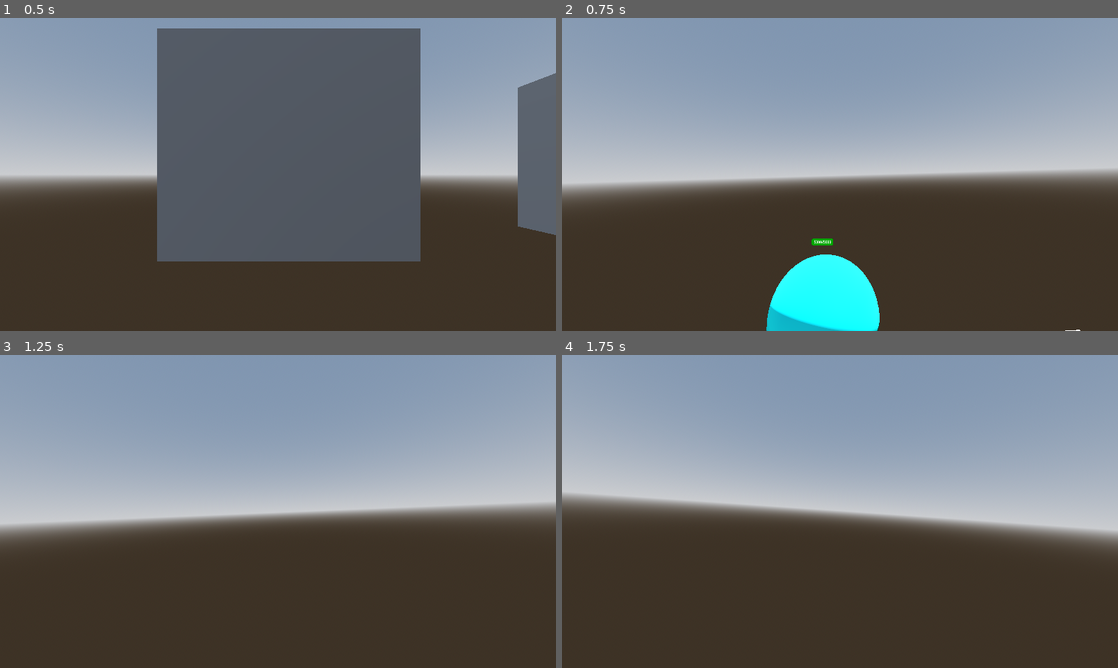
Above: before the commit, frames 1-4 (two rows, left to right).
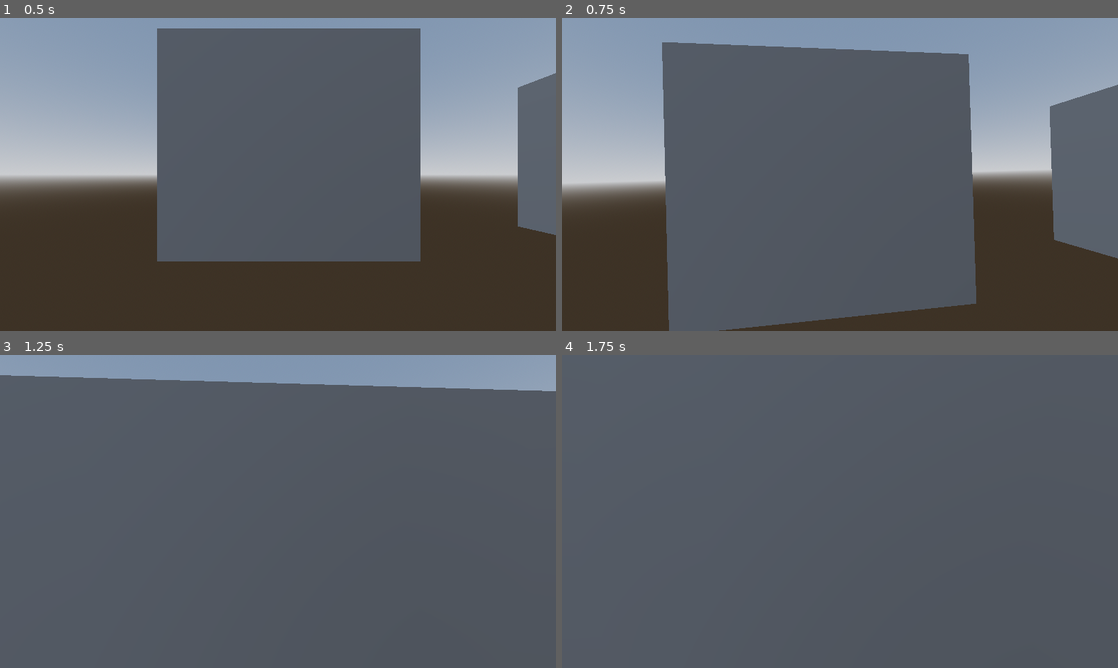
Above: after the commit, the same moments.

Repository: john-mathews/fpstd
Game: Godot game, scene res://level.tscn
Two runs of this game, one before a commit and one after it. Both use one fixed random seed, a clock stepped at 60 frames per second and the inputs below.
Inputs (mouse positions are in pixels of both pictures, inside the frame that each line leads up to):
- Up to frame 1 (0.5 s): no input
- Up to frame 2 (0.75 s): move the mouse to (867, 174) at 0.52 s; hold W (move_forward) from 0.53 s (still down); tap Space (jump) at 0.6 s
- Up to frame 3 (1.25 s): keep holding W (move_forward); tap Space (jump) at 0.77, 1.07 s
- Up to frame 4 (1.75 s): keep holding W (move_forward); move the mouse to (812, 511) at 1.27 s; click (812, 511) at 1.35 s; tap Space (jump) at 1.52, 1.55 s

Frame 1 is identical in both runs. In frame 2, 54% of the frame differs, in the area x 18-100%, y 7-100%; in frame 3, 90%; in frame 4, 99%, in the area x 0-100%, y 0-100%.

Commit message:
fix jump and wall collision

Diff:
--- a/Entities/Characters/Player/default_player.tres
+++ b/Entities/Characters/Player/default_player.tres
@@ -7,7 +7,7 @@
 max_health = 100
 character_type = 3
 movement_speed = 5
-jump_strength = 80
+jump_strength = 8
 max_jumps = 2
 movement_type = 1
 gravity = 20.0
--- a/Entities/Characters/Resources/character_model.gd
+++ b/Entities/Characters/Resources/character_model.gd
@@ -17,7 +17,7 @@
 #@export var weapons: Array[Weapon]
 @export var character_type: CharacterTypes
 @export var movement_speed := 5
-@export var jump_strength := 80
+@export var jump_strength := 8
 @export var max_jumps := 1
 @export var movement_type: MoveTypes = MoveTypes.GROUND
 @export var gravity := 20.0
--- a/level.tscn
+++ b/level.tscn
@@ -1,12 +1,9 @@
-[gd_scene load_steps=12 format=3 uid="uid://d1bj4kjlccwx4"]
+[gd_scene load_steps=9 format=3 uid="uid://d1bj4kjlccwx4"]
 
 [ext_resource type="PackedScene" uid="uid://d4ll4pfv5xrmf" path="res://Entities/Characters/Tower/tower.tscn" id="1_oi3di"]
 [ext_resource type="PackedScene" uid="uid://rnil3vsuysxu" path="res://Entities/Characters/Player/player.tscn" id="1_u52ul"]
-[ext_resource type="Resource" uid="uid://cqxew8ugt40au" path="res://Entities/Characters/Resources/default_tower.tres" id="2_n6hdu"]
 [ext_resource type="PackedScene" uid="uid://85rrwq7jwlh6" path="res://Entities/Characters/Enemy/enemy.tscn" id="2_vonw3"]
 [ext_resource type="PackedScene" uid="uid://c3acssfviktb2" path="res://Entities/Characters/Core/core.tscn" id="4_0b4ue"]
-[ext_resource type="Resource" uid="uid://cvqge644fisvl" path="res://Entities/Characters/Resources/default_enemy.tres" id="5_km5ld"]
-[ext_resource type="Resource" uid="uid://dhxekf56ysxoj" path="res://Entities/Characters/Resources/default_core.tres" id="7_i2t4f"]
 
 [sub_resource type="ProceduralSkyMaterial" id="ProceduralSkyMaterial_u52ul"]
 sky_horizon_color = Color(0.662243, 0.671743, 0.686743, 1)
@@ -41,32 +38,44 @@
 
 [node name="CSGBox3D" type="CSGBox3D" parent="Walls"]
 transform = Transform3D(1, 0, 0, 0, 1, 0, 0, 0, 1, 0.263794, 2.7023, -5.07379)
+use_collision = true
+collision_mask = 7
 size = Vector3(6.46362, 5.71066, 1)
 
 [node name="CSGBox3D2" type="CSGBox3D" parent="Walls"]
 transform = Transform3D(-0.191443, 0, 0.981504, 0, 1, 0, -0.981504, 0, -0.191443, -16.8194, 2.7023, 2.13119)
+use_collision = true
+collision_mask = 7
 size = Vector3(6.46362, 5.71066, 1)
 
 [node name="CSGBox3D3" type="CSGBox3D" parent="Walls"]
 transform = Transform3D(0.062355, 0, 0.998054, 0, 1, 0, -0.998054, 0, 0.062355, 9.84035, 2.7023, 0.881257)
+use_collision = true
+collision_mask = 7
 size = Vector3(17.0679, 5.71066, 1)
 
 [node name="CSGBox3D4" type="CSGBox3D" parent="Walls"]
 transform = Transform3D(1, 0, 0, 0, 1, 0, 0, 0, 1, 0.263794, 2.7023, 8.67542)
+use_collision = true
+collision_mask = 7
 size = Vector3(6.46362, 5.71066, 1)
 
 [node name="Tower" parent="." groups=["Tower"] instance=ExtResource("1_oi3di")]
 transform = Transform3D(1, 0, 0, 0, 1, 0, 0, 0, 1, 0, 2.32358, 5.00953)
-model = ExtResource("2_n6hdu")
+collision_layer = 3
+collision_mask = 7
 
 [node name="Player" parent="." instance=ExtResource("1_u52ul")]
 transform = Transform3D(1, 0, 0, 0, 1, 0, 0, 0, 1, 0, 1.28485, 0)
 collision_layer = 2
+collision_mask = 5
 
 [node name="Enemy" parent="." groups=["Enemy"] instance=ExtResource("2_vonw3")]
 transform = Transform3D(1, 0, 0, 0, 1, 0, 0, 0, 1, 0, 1.31842, 12.7565)
-model = ExtResource("5_km5ld")
+collision_layer = 4
+collision_mask = 3
 
 [node name="Core" parent="." instance=ExtResource("4_0b4ue")]
 transform = Transform3D(1, 0, 0, 0, 1, 0, 0, 0, 1, 0, -0.250939, -18.0326)
-model = ExtResource("7_i2t4f")
+collision_layer = 3
+collision_mask = 7
--- a/project.godot
+++ b/project.godot
@@ -101,6 +101,12 @@
 ]
 }
 
+[layer_names]
+
+3d_physics/layer_1="World"
+3d_physics/layer_2="PlayerTeam"
+3d_physics/layer_3="EnemyTeam"
+
 [rendering]
 
 renderer/rendering_method="gl_compatibility"
